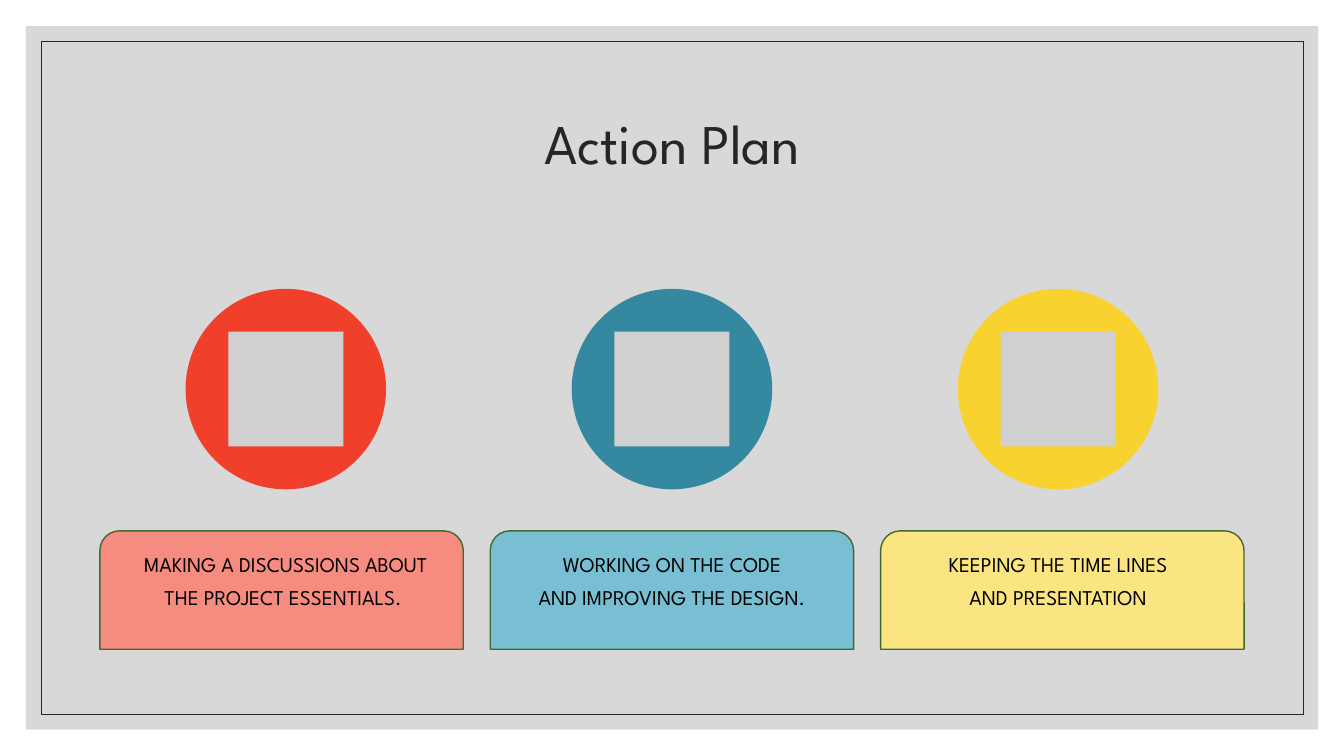
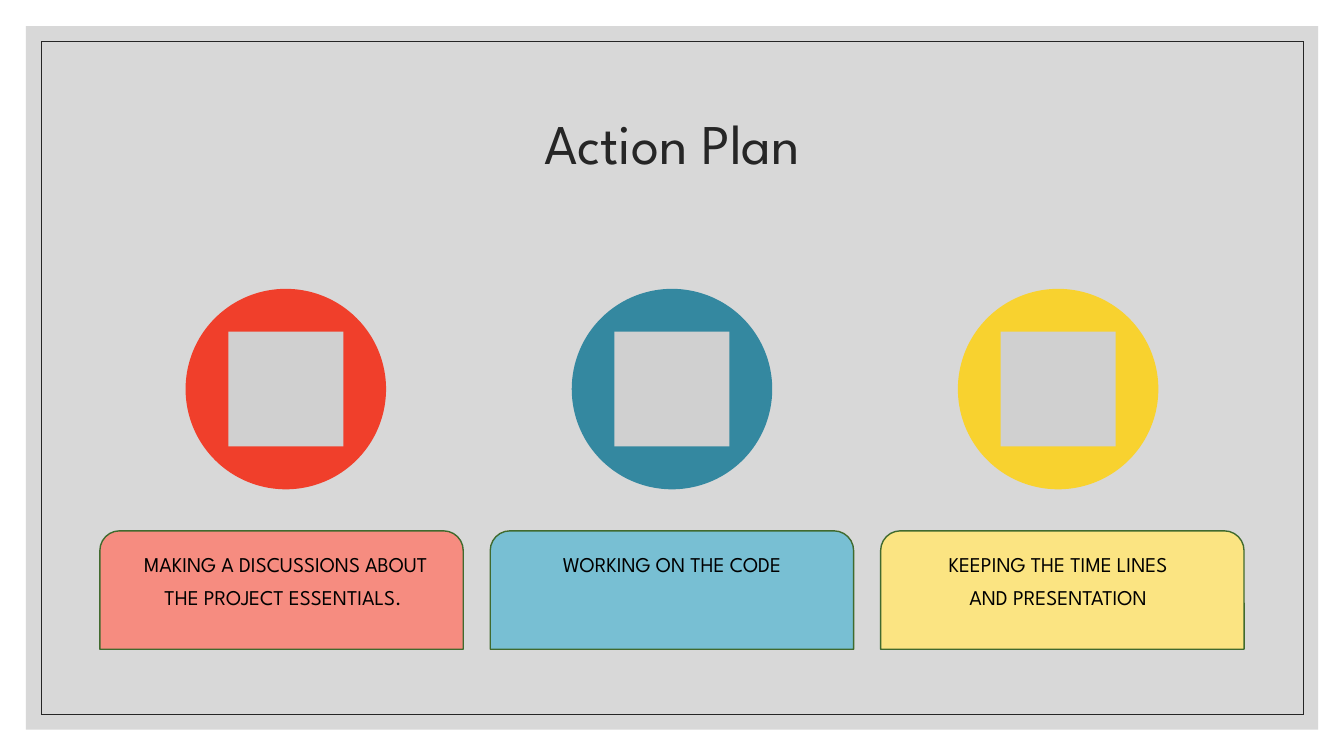
Before and after one commit to NKYanakiev22/TechMate, a slide deck: slide 3 of documantation/TechMate.pptx. Drawn at 1344x756 pixels with LibreOffice and Linux fonts; fonts in the diff are those of the drawing; grey boxes stand for pictures. Boxes give left, top, right and bottom in pixels: in the first picture for what was removed or moved away, otherwise in the second. Text is boxed around its words. In the diff, an @@ line names an element or a change of style, - is before the commit and + after.

```diff
--- a/documantation/TechMate.pptx
+++ b/documantation/TechMate.pptx
@@ text at (539, 591, 805, 606): paragraph removed @@
-AND IMPROVING THE DESIGN.
```
Also in this commit, not shown: 2 other slides changed, 1 other file.
